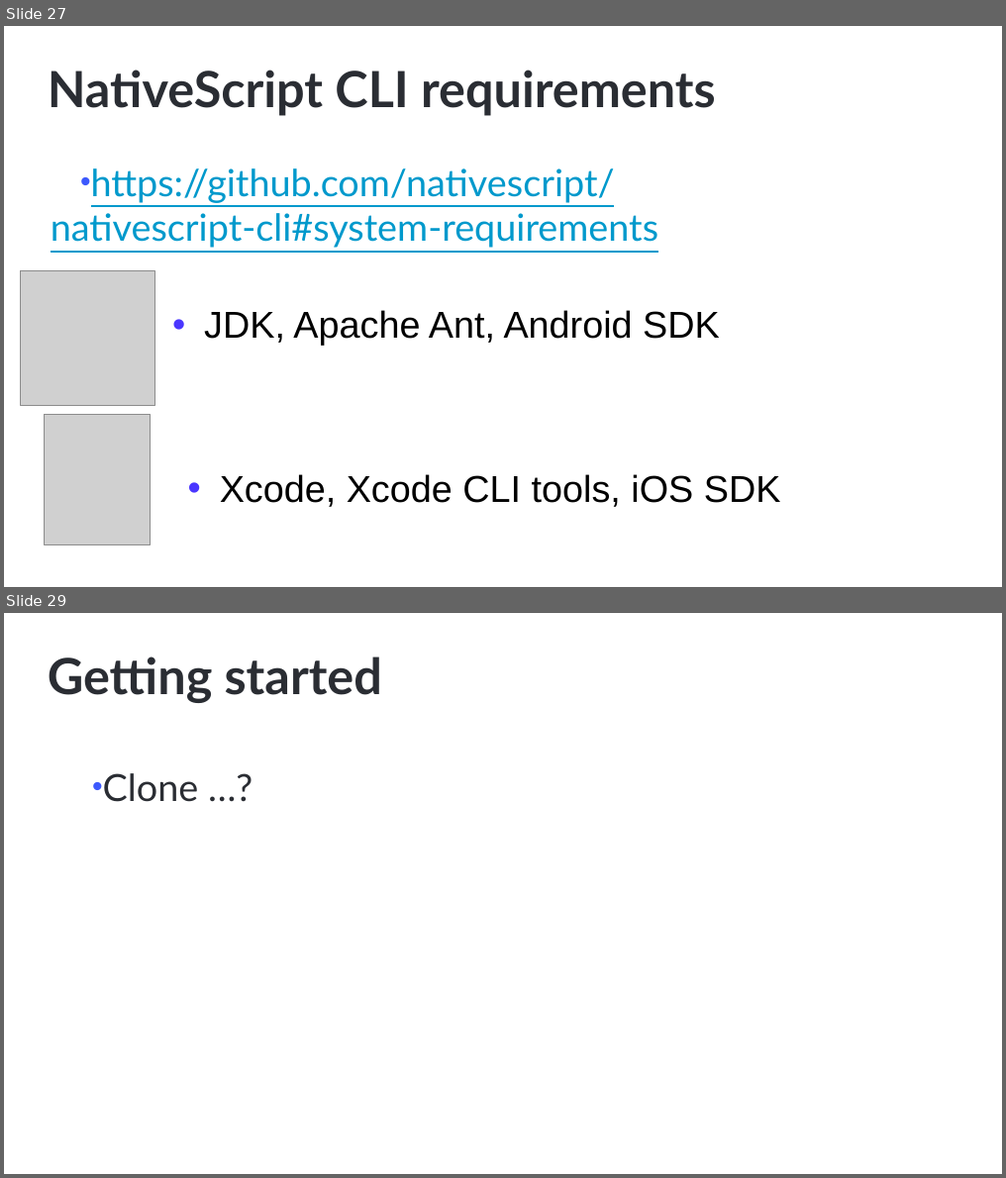
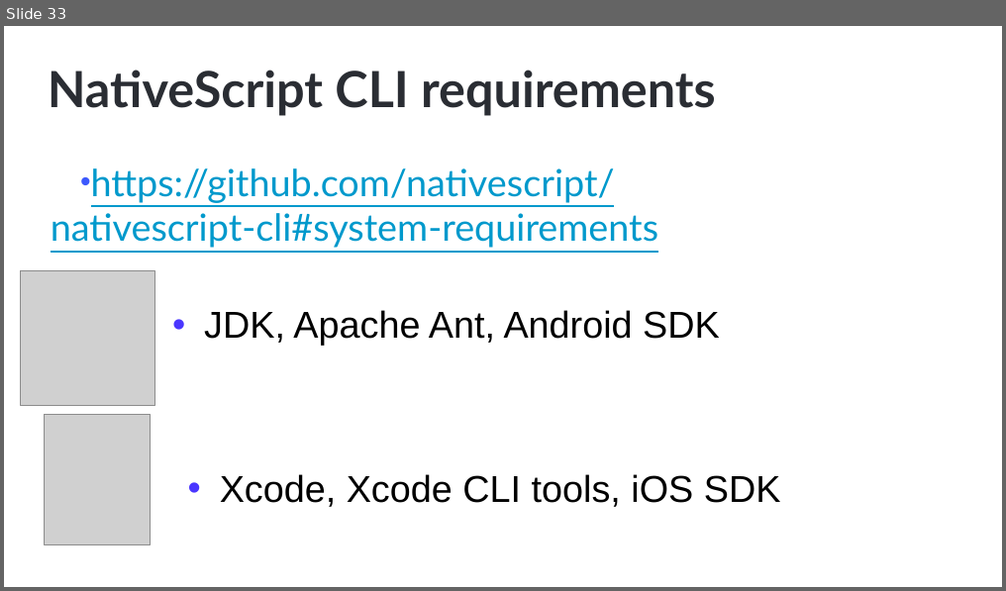
Before and after one commit to NativeScript/NativeScript-NEXT-Workshop, a slide deck: slides/1-Intro/intro.pptx. Shown one above the other, each under a label of ours: slides 27 and 29 before the commit, slide 33 after it; the slides between them are not shown. The pictures are 1006x1178 and 1006x591 pixels, drawn with LibreOffice and Linux fonts; fonts in the diff are those of the drawing; grey boxes stand for pictures; background and template pictures are left out. Boxes give left, top, right and bottom in pixels: in the first picture for what was removed or moved away, otherwise in the second. Text is boxed around its words. In the diff, an @@ line names an element or a change of style, - is before the commit and + after.

```diff
--- a/slides/1-Intro/intro.pptx
+++ b/slides/1-Intro/intro.pptx
@@ slide 29 removed at [4, 613, 1002, 1174], background #FFFFFF @@
@@ title removed at [48, 657, 382, 703] @@
-Getting started
@@ text removed at [103, 773, 199, 802] @@
-• Clone …?
@@ what was slide 27 is now slide 33 @@
```
Also in this commit, not shown: 4 slides changed, 11 slides added, 2 other slides removed, 1 other file.
